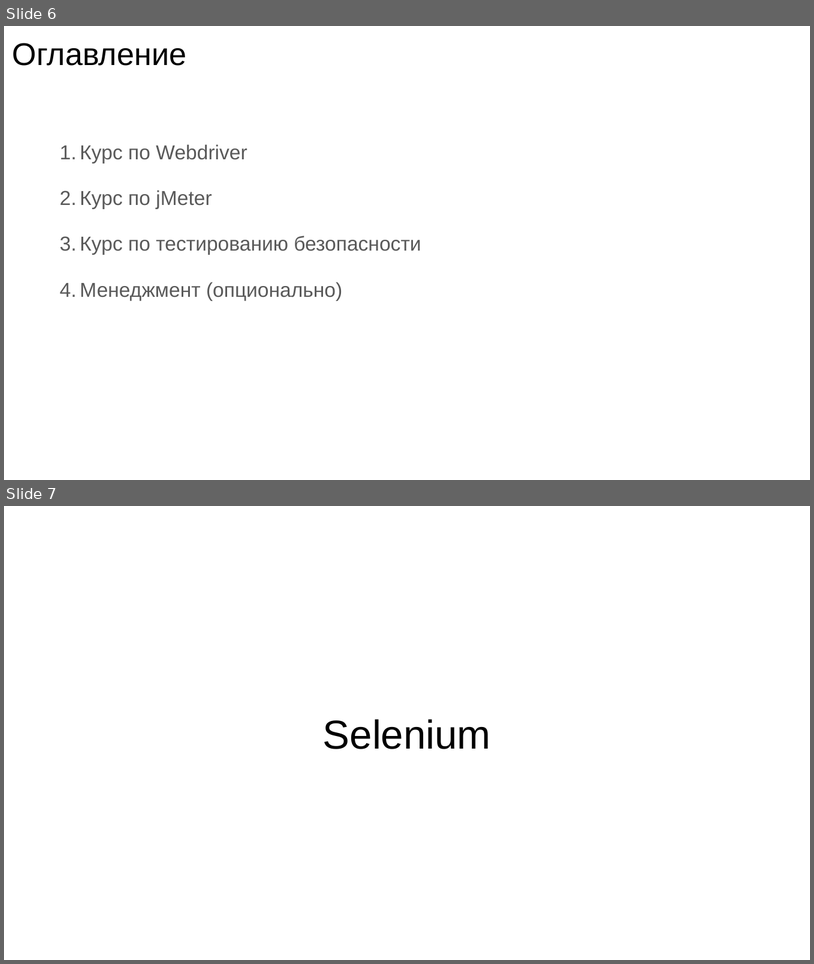
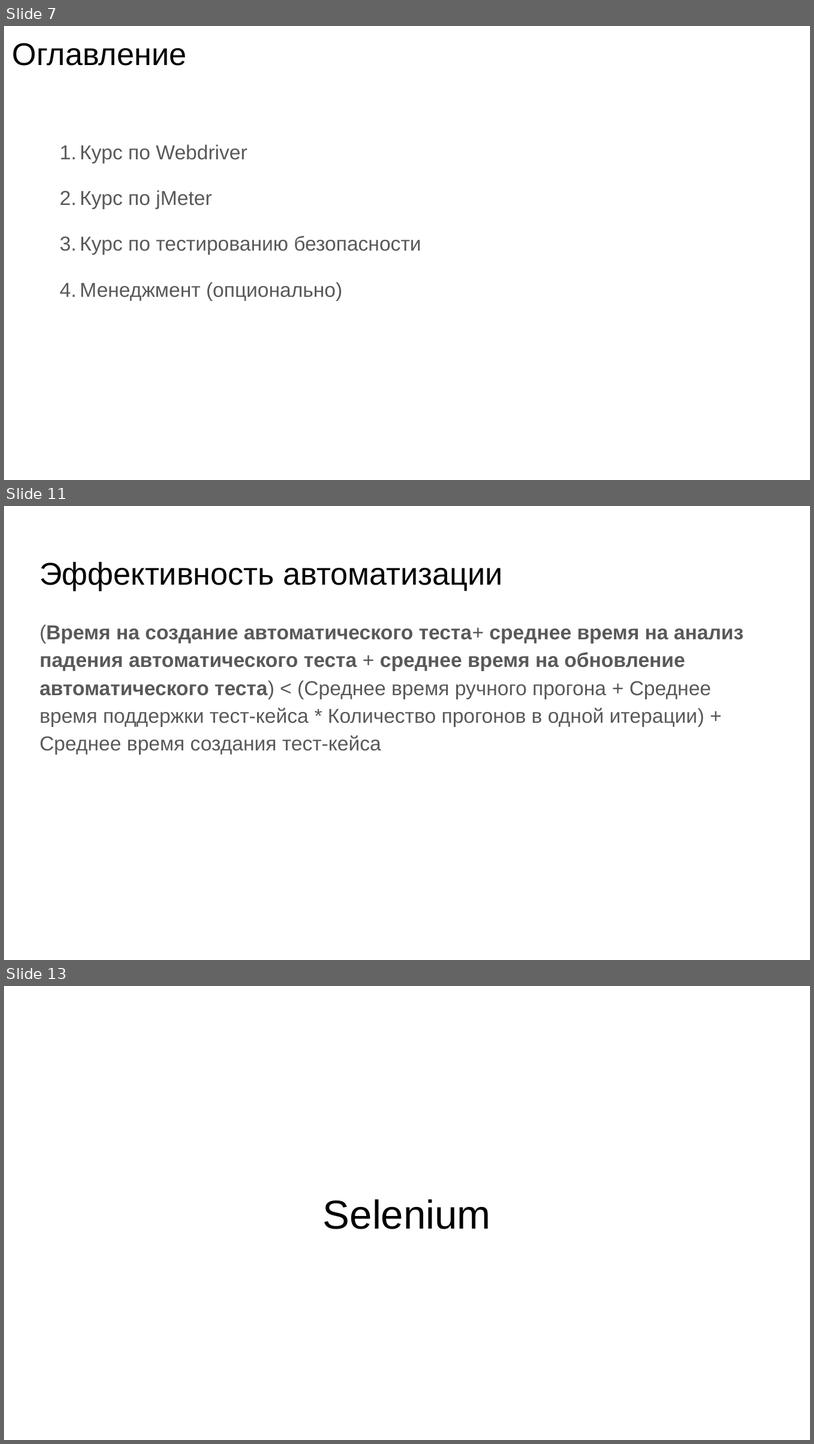
Before and after one commit to QAAlliance/TA_School, a slide deck: Лекции/Лекция №1/Лекция №1.pptx. Shown one above the other, each under a label of ours: slides 6 and 7 before the commit, slides 7, 11 and 13 after it; the slides between them are not shown. The pictures are 814x964 and 814x1444 pixels, drawn with LibreOffice and Linux fonts; fonts in the diff are those of the drawing. Boxes give left, top, right and bottom in pixels: in the first picture for what was removed or moved away, otherwise in the second. Text is boxed around its words. In the diff, an @@ line names an element or a change of style, - is before the commit and + after.

```diff
--- a/Лекции/Лекция №1/Лекция №1.pptx
+++ b/Лекции/Лекция №1/Лекция №1.pptx
@@ slide 11 added at bbox=[4, 506, 810, 960], background #FFFFFF @@
@@ title added at bbox=[39, 562, 503, 591], 28 pt, text #000000 @@
+Эффективность автоматизации
@@ text added at bbox=[39, 624, 744, 754], 18 pt, text #595959 @@
+(Время на создание автоматического теста+ среднее время на анализ падения автоматического теста + среднее время на обновление автоматического теста) < (Среднее время ручного прогона + Среднее время поддержки тест-кейса * Количество прогонов в одной итерации) + Среднее время создания тест-кейса
@@ what was slide 6 is now slide 7 @@
@@ what was slide 7 is now slide 13 @@
```
Also in this commit, not shown: 1 slide changed, 6 other slides added, 1 slide removed, 1 other file.
